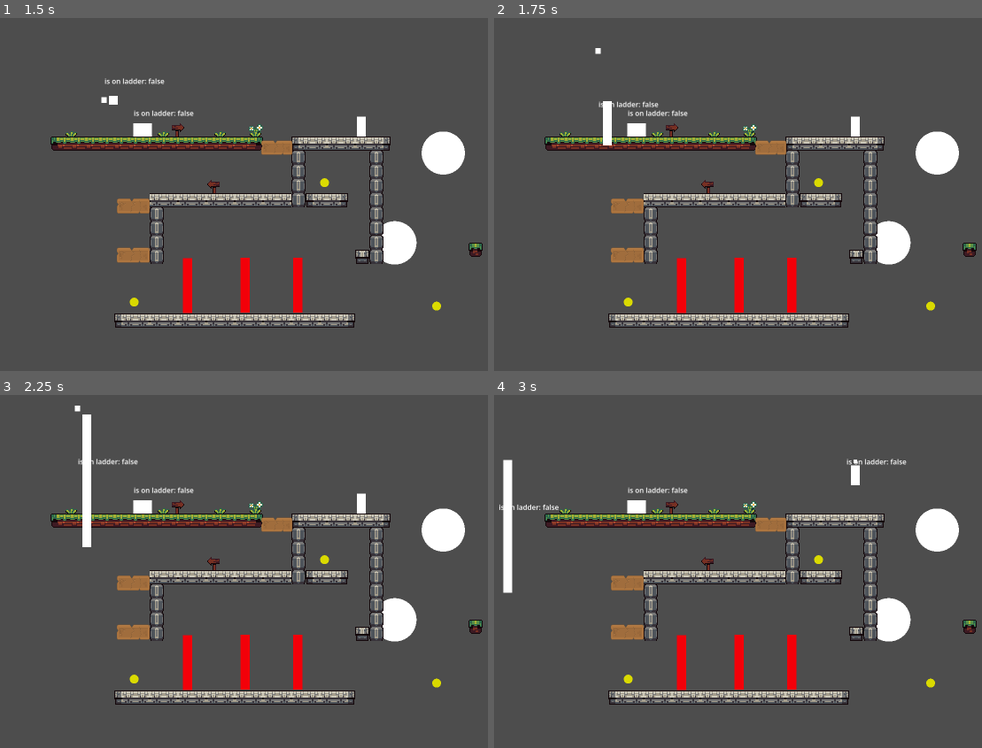
Above: before the commit, frames 1-4 (two rows, left to right).
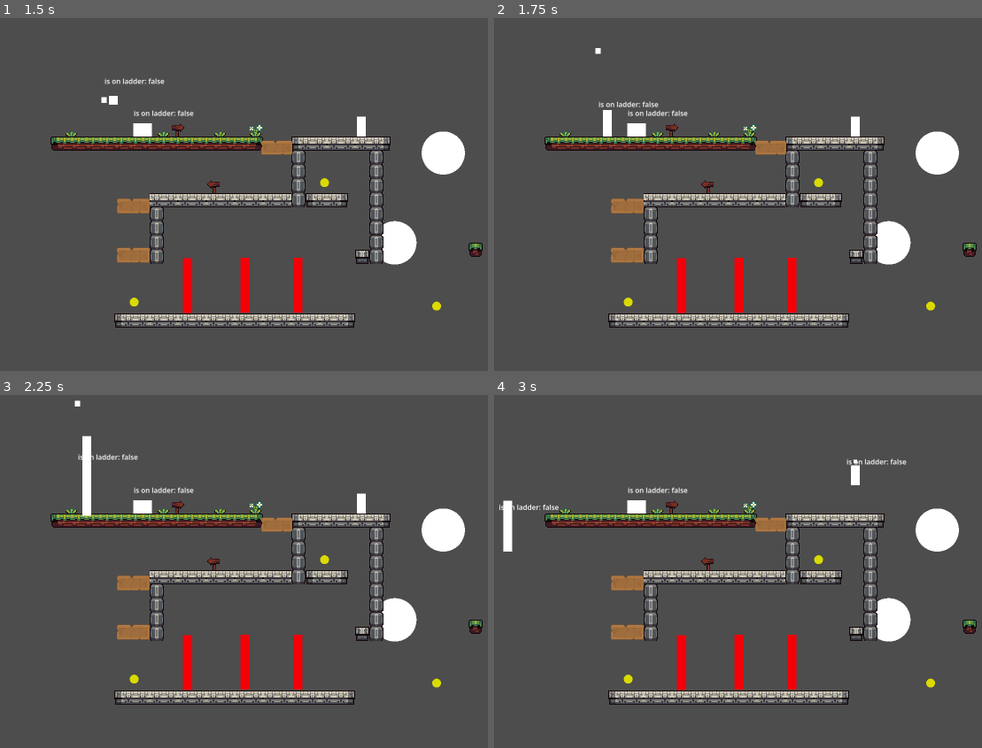
Above: after the commit, the same moments.

Repository: sighyuel/The-Cursed-Little-Pigs
Game: Godot game, scene res://test-stuff/levels/test-level.tscn
The game is run twice, just before and just after one commit, with the same random seed, the same clock (stepped at 60 frames per second) and the same inputs.
Inputs:
- Up to frame 1 (1.5 s): tap Enter at 0.5 s; hold C (Right Bumper) from 0.53 s (still down); tap Space (A) at 0.6, 1.25 s; tap Up (ui_up) at 0.77 s; tap Z (B) at 0.8, 1.35 s
- Up to frame 2 (1.75 s): keep holding C (Right Bumper); tap Up (ui_up) at 1.52 s; tap X (Y) at 1.55 s
- Up to frame 3 (2.25 s): tap Enter at 2 s; release C (Right Bumper) at 2.03 s; hold Left (ui_left) from 2.03 s (still down); hold X (Y) from 2.03 s (still down)
- Up to frame 4 (3 s): tap Space (A) at 2.3, 2.85 s; release Left (ui_left) at 2.78 s; release X (Y) at 2.78 s; hold C (Right Bumper) from 2.78 s (still down)

Frame 1 is identical in both runs. In frame 2, less than 0.1% of the frame differs, in the area x 22-25%, y 23-37%; in frame 3, 0.5%, in the area x 15-29%, y 1-44%; in frame 4, 0.5%.

Commit message:
Climbable Perry Test
-Added the ladder scene to perry

-Fixed the scales in the character class pertaining to perry.

Diff:
--- a/test-project/scenes/Character Scenes/dale.tscn
+++ b/test-project/scenes/Character Scenes/dale.tscn
@@ -22,7 +22,6 @@
 piggy = "Dale"
 collision = NodePath("charCol")
 charMesh = NodePath("mesh")
-MAX_VELOCITY = 100.0
 JUMP_VELOCITY = 500.0
 acceleration = 2.0
 ladder_speed = -150.515
--- a/test-project/scenes/Character Scenes/may.tscn
+++ b/test-project/scenes/Character Scenes/may.tscn
@@ -24,6 +24,7 @@
 charMesh = NodePath("mesh")
 JUMP_VELOCITY = 200.0
 acceleration = 5.0
+ladder_speed = -100.0
 metadata/_custom_type_script = "uid://ui4vyukh73sy"
 
 [node name="charCol" type="CollisionShape2D" parent="." unique_id=1686499719]
--- a/test-project/scenes/Character Scenes/perry.tscn
+++ b/test-project/scenes/Character Scenes/perry.tscn
@@ -4,6 +4,7 @@
 [ext_resource type="PackedScene" uid="uid://donq6fcp8ji22" path="res://scenes/Component Scenes/health_component.tscn" id="2_wjqgi"]
 [ext_resource type="PackedScene" uid="uid://db2nswri8t7lw" path="res://scenes/Component Scenes/hitbox_component.tscn" id="3_bcp48"]
 [ext_resource type="PackedScene" uid="uid://ddavqlnlsktct" path="res://scenes/Component Scenes/ladder_detect_ray.tscn" id="3_p7v80"]
+[ext_resource type="PackedScene" uid="uid://dh8oglowmwkph" path="res://scenes/Level Object Scenes/ladder.tscn" id="4_56pri"]
 [ext_resource type="PackedScene" uid="uid://cdkve2vn8anc2" path="res://test-stuff/scenes/ladder_detect.tscn" id="4_fd7e2"]
 
 [sub_resource type="RectangleShape2D" id="RectangleShape2D_njcns"]
@@ -22,7 +23,6 @@
 piggy = "Perry"
 collision = NodePath("charCol")
 charMesh = NodePath("mesh")
-MAX_VELOCITY = 5.0
 JUMP_VELOCITY = 500.0
 acceleration = 5.0
 ladder_speed = -100.0
@@ -51,13 +51,15 @@
 [node name="HealthComponent" parent="." unique_id=418957202 instance=ExtResource("2_wjqgi")]
 unique_name_in_owner = true
 
+[node name="LadderDetect" parent="." unique_id=677375652 instance=ExtResource("4_fd7e2")]
+
+[node name="Ladder" parent="." unique_id=185563685 instance=ExtResource("4_56pri")]
+position = Vector2(0, 1)
+scale = Vector2(1, 1.01)
+
 [node name="ladder_detect_ray" parent="." unique_id=1353371322 instance=ExtResource("3_p7v80")]
-unique_name_in_owner = true
-position = Vector2(0, -9.26)
-scale = Vector2(3.22, 2)
-target_position = Vector2(0, 9.09091)
-
-[node name="LadderDetect" parent="." unique_id=677375652 instance=ExtResource("4_fd7e2")]
+enabled = false
+target_position = Vector2(0, 15.151516)
 
 [node name="HitboxComponent" parent="." unique_id=267469894 node_paths=PackedStringArray("health_component") instance=ExtResource("3_bcp48")]
 unique_name_in_owner = true
--- a/test-project/scripts/Characters/dale.gd
+++ b/test-project/scripts/Characters/dale.gd
@@ -1,4 +1,5 @@
 extends character
+
 
 func _physics_process(delta: float) -> void:
 	move_and_slide()
--- a/test-project/scripts/Characters/may.gd
+++ b/test-project/scripts/Characters/may.gd
@@ -1,4 +1,5 @@
 extends character
+
 
 func _physics_process(delta: float) -> void:
 	velocity += wind_velocity * 0.4
--- a/test-project/scripts/Characters/perry.gd
+++ b/test-project/scripts/Characters/perry.gd
@@ -1,9 +1,14 @@
 extends character
+@onready var ladder: Area2D = $Ladder
+
 
 func _physics_process(delta: float) -> void:
+	print(tree_mode_activated)
 	velocity += wind_velocity * 0.4
 	move_and_slide()
 	rect.visible = false
+	if tree_mode_activated:
+		ladder.monitoring = true
 	if not is_on_floor() && wind_velocity.y == 0.0:
 		velocity.y += gravity * delta
 	elif wind_velocity.y >0.0:
--- a/test-project/scripts/Classes/character_class.gd
+++ b/test-project/scripts/Classes/character_class.gd
@@ -18,7 +18,7 @@
 @onready var rect = $Indicator
 var speed = 0.0
 var max_height = 6
-var max_sprite_height = 300
+var max_sprite_height = 115
 var tree_reset_height = 100
 var glide = .0001
 var gravity: int = ProjectSettings.get_setting("physics/2d/default_gravity")
@@ -35,6 +35,7 @@
 var _ladder_snap_weight : float = 10.0
 @export var ladder_speed : float = -20.0
 var glide_fall : int = 50
+var max_ladder_height : int = 10
 
 func _ready():
 	add_to_group("character")
@@ -87,26 +88,30 @@
 #perry's ability
 func _perry_stretch():
 	if Input.is_action_pressed("Y"):
-		mesh.scale.y += 20
+		mesh.scale.y += 10
 		charCol.scale.y += .5
 		rect.position.y = -170
+		$Ladder.scale.y += .5
 		#acceleration -= 1
 
-	if charCol.scale.y >= max_height and mesh.scale.y >= max_sprite_height:
+
+	if charCol.scale.y >= max_height and mesh.scale.y >= max_sprite_height and $Ladder.scale.y >= max_ladder_height:
 		charCol.scale.y = max_height
 		mesh.scale.y = max_sprite_height
+		$Ladder.scale.y = max_ladder_height
 		JUMP_VELOCITY = 0
 		tree_mode_activated = true
 
 func _perry_reset():
 	if Input.is_action_just_pressed("B") and tree_mode_activated:
 
-		mesh.scale.y = 50
-		charCol.scale.y = 1
+		mesh.scale.y = 30
+		charCol.scale.y = .5
 		acceleration = 3
 		JUMP_VELOCITY = 400.0
 		global_position.y -= tree_reset_height
 		rect.position.y = -40
+		$Ladder.scale.y = 1
 		tree_mode_activated = false
 
 #our favorite pig(dale)'s abilities
